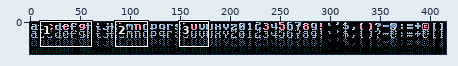
Edited in one commit: sprite sheet (outline_intro/res/childwrite_8x8.png). Above: a wide view before the commit, with the close-up outlined.
Close-up. As it was:
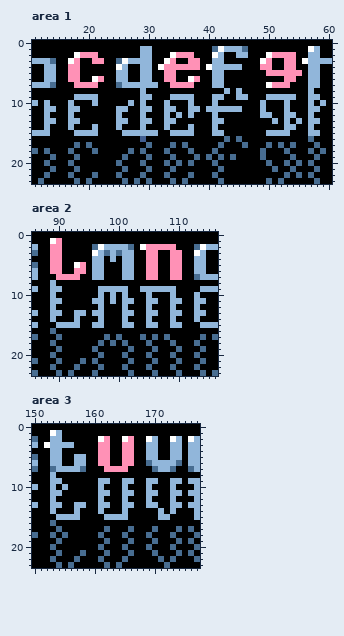
The file is 416x32 pixels. Shown: area 1: x 11..60, y 0..23; area 2: x 86..116, y 0..23; area 3: x 150..177, y 0..23. The commit also changed other parts of the picture, which this record leaves out.
And afterwards:
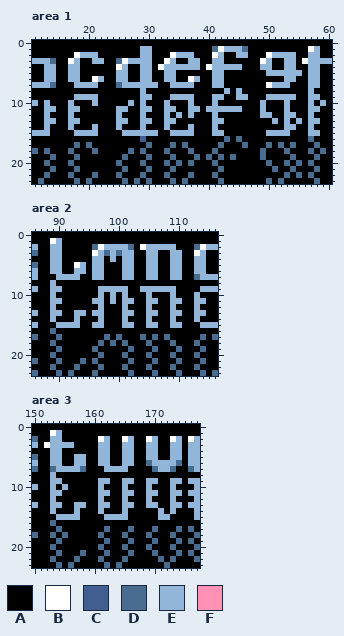
Palette (. is transparent): A #000000  B #ffffff  C #425f92  D #486d91  E #91b6da  F #ff91b6
From old to new:
Area 1:
The author changed colour F to colour E in row 2 at x 19 to 21, 35 to 37 and 51 to 54; in row 3 at x 18, 21 to 22, 34, 37 to 38, 50 and 53 to 54; in row 4 at x 17 to 18, 33 to 38, 49 to 50 and 53 to 54; in row 5 at x 17 to 18, 33 to 34 and 50 to 55; in row 6 at x 17 to 18, 22, 33 to 34, 38 and 53 to 54; in row 7 at x 18 to 21, 34 to 37 and 51 to 53.
Area 2:
The author changed colour F to colour E in row 1 at x 90; in row 2 at x 89 to 90 and 105 to 109; in rows 3 to 4 at x 89 to 90, 105 to 106 and 109 to 110; in row 5 at x 89 to 90, 94, 105 to 106 and 109 to 110; in row 6 at x 89 to 90, 93 to 94, 105 to 106 and 109 to 110; in row 7 at x 90 to 93, 105 to 106 and 109 to 110.
Area 3:
The author changed colour F to colour E in row 2 at x 162 and 166; in rows 3 to 6 at x 161 to 162 and 165 to 166; in row 7 at x 162 to 165.
Boxes around the changes in both close-ups, in picture pixels (x1, y1, x2, y2):
changed: (68, 52, 104, 88)
changed: (164, 52, 200, 88)
changed: (260, 52, 302, 88)
changed: (50, 238, 86, 280)
changed: (146, 244, 182, 280)
changed: (98, 436, 134, 472)
